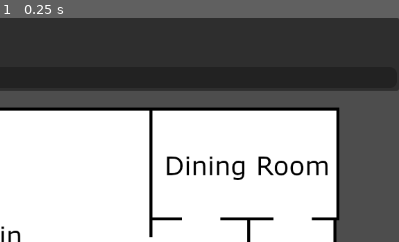
Above: before the commit, frame 1.
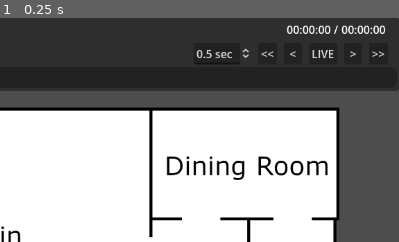
Above: after the commit, the same moment.

Repository: Crystalwarrior/AO2-LogReader
Game: Godot game, scene res://view.tscn
Two runs of this game, one before a commit and one after it. Both use one fixed random seed, a clock stepped at 60 frames per second and the inputs below.
Inputs:
- Up to frame 1 (0.25 s): no input
The pictures show only the part of the screen within x 50-100%, y 0-50%; the shares and areas given below are measured in that part.

The runs differ from the first frame. In frame 1, 1.0% of the frame differs, in the area x 48-97%, y 3-21%.

Commit message:
Implemented movement step and live buttons
<< and >> buttons jump the timeline to the previous/next movement, Live button jump the timeline to the end.

Diff:
--- a/Objects/Character.gd
+++ b/Objects/Character.gd
@@ -5,7 +5,7 @@
 var color
 var mapChar
 var disconnectState
-var currentLocationID
+var currentLocationID = null
 
 func add_name(newName):
 	if !names.has(newName):
--- a/main_window.gd
+++ b/main_window.gd
@@ -6,6 +6,9 @@
 @onready var folder_dialog: FileDialog = $FolderDialog
 @onready var timeline = $HBoxContainer/Bottom/HBoxContainer2/HScrollBar
 @onready var areas = $"../../Areas"
+@onready var currentLabel = $HBoxContainer/Top/HBoxContainer2/HBoxContainer/CurrentTime
+@onready var endLabel = $HBoxContainer/Top/HBoxContainer2/HBoxContainer/EndTime
+
 
 
 signal movement(char, from, fromID, to, toID)
@@ -136,7 +139,6 @@
 			if currentName != "":
 				currentCharacter.add_name(currentName)
 		if speaker == hostname and line.find("moves from") != -1:
-#			var character = line.split("]")[1].lstrip(" ").split("moves from")[0].rstrip(" ")
 			var from = line.split("] ")[2].split(" to")[0]
 			var fromID = line.split("] ")[1].split("[")[1]
 			var to = line.split("] ")[3].rsplit(".")[0]
@@ -146,6 +148,8 @@
 				startTime = time
 			if time > endTime:
 				endTime = time
+			if currentCharacter.currentLocationID == null:
+				movements.append([currentCharacter.id, fromID, fromID, startTime])
 			movements.append([currentCharacter.id, fromID, toID, time])
 			var live = timeline.value == timeline.max_value
 			areas.movement(currentCharacter, live, toID, to, fromID, from)
@@ -212,8 +216,23 @@
 
 func _update_timeline(live):
 	timeline.max_value = endTime - startTime
+	var endDay = str(Time.get_date_dict_from_unix_time(endTime)["day"])
+	endLabel.text = convertDay(endDay) + " " + Time.get_time_string_from_unix_time(endTime)
 	if live:
 		timeline.value = timeline.max_value
+
+func convertDay(day):
+	var result
+	match day:
+		1:
+			result = str(day) + "st"
+		2:
+			result = str(day) + "nd"
+		3:
+			result = str(day) + "rd"
+		_:
+			result = str(day) + "th"
+	return result
 
 func open_logfile(path):
 	if current_file:
@@ -274,6 +293,8 @@
 
 
 func _on_timeline_value_changed(value):
+	var currentDay = Time.get_date_dict_from_unix_time(startTime)["day"]
+	currentLabel.text = convertDay(currentDay) + " " + Time.get_time_string_from_unix_time(timeline.value + startTime)
 	for character in characters:
 		var locationID = _find_charLocation(character.id, value + startTime)
 		if locationID != null and locationID != character.currentLocationID:
@@ -289,3 +310,27 @@
 			else:
 				return result
 	return result
+
+func _on_next_movement_pressed():
+	var newTime = endTime
+	var test
+	for movement in movements:
+			if movement[3] > timeline.value + startTime:
+				if movement[3] < newTime:
+					newTime = movement[3]
+					test = movement
+	timeline.value = newTime - startTime
+
+
+func _on_prev_step_pressed():
+	var newTime = startTime
+	if timeline.value != 0:
+		for movement in range(movements.size()-1, 0, -1):
+			if movements[movement][3] < timeline.value + startTime:
+					if movements[movement][3] > newTime:
+						newTime = movements[movement][3]
+	timeline.value = newTime - startTime
+
+
+func _on_live_pressed():
+	timeline.value = endTime
--- a/main_window.tscn
+++ b/main_window.tscn
@@ -63,10 +63,77 @@
 layout_mode = 2
 text = "Current base: "
 
-[node name="HBoxContainer2" type="HBoxContainer" parent="HBoxContainer/Top"]
+[node name="HBoxContainer2" type="VBoxContainer" parent="HBoxContainer/Top"]
 layout_mode = 2
 size_flags_horizontal = 3
 alignment = 2
+
+[node name="HBoxContainer" type="HBoxContainer" parent="HBoxContainer/Top/HBoxContainer2"]
+layout_mode = 2
+size_flags_vertical = 3
+alignment = 2
+
+[node name="CurrentTime" type="Label" parent="HBoxContainer/Top/HBoxContainer2/HBoxContainer"]
+layout_mode = 2
+text = "00:00:00"
+
+[node name="Slash" type="Label" parent="HBoxContainer/Top/HBoxContainer2/HBoxContainer"]
+layout_mode = 2
+text = "/"
+
+[node name="EndTime" type="Label" parent="HBoxContainer/Top/HBoxContainer2/HBoxContainer"]
+layout_mode = 2
+text = "00:00:00"
+
+[node name="Padding" type="TextureRect" parent="HBoxContainer/Top/HBoxContainer2/HBoxContainer"]
+custom_minimum_size = Vector2(12.29, 0)
+layout_mode = 2
+
+[node name="HBoxContainer2" type="HBoxContainer" parent="HBoxContainer/Top/HBoxContainer2"]
+layout_mode = 2
+size_flags_vertical = 3
+theme_override_constants/separation = 10
+alignment = 2
+
+[node name="DelayLabel" type="Label" parent="HBoxContainer/Top/HBoxContainer2/HBoxContainer2"]
+layout_mode = 2
+
+[node name="Delay" type="SpinBox" parent="HBoxContainer/Top/HBoxContainer2/HBoxContainer2"]
+layout_mode = 2
+mouse_default_cursor_shape = 7
+step = 0.1
+value = 0.5
+update_on_text_changed = true
+suffix = "sec"
+
+[node name="<<" type="Button" parent="HBoxContainer/Top/HBoxContainer2/HBoxContainer2"]
+layout_mode = 2
+focus_mode = 0
+text = "<<"
+
+[node name="<" type="Button" parent="HBoxContainer/Top/HBoxContainer2/HBoxContainer2"]
+layout_mode = 2
+focus_mode = 0
+text = " < "
+
+[node name="LIVE" type="Button" parent="HBoxContainer/Top/HBoxContainer2/HBoxContainer2"]
+layout_mode = 2
+focus_mode = 0
+text = "LIVE"
+
+[node name=">" type="Button" parent="HBoxContainer/Top/HBoxContainer2/HBoxContainer2"]
+layout_mode = 2
+focus_mode = 0
+text = " > "
+
+[node name=">>" type="Button" parent="HBoxContainer/Top/HBoxContainer2/HBoxContainer2"]
+layout_mode = 2
+focus_mode = 0
+text = ">>"
+
+[node name="Padding" type="TextureRect" parent="HBoxContainer/Top/HBoxContainer2/HBoxContainer2"]
+custom_minimum_size = Vector2(3.05, 0)
+layout_mode = 2
 
 [node name="Bottom" type="HBoxContainer" parent="HBoxContainer"]
 layout_mode = 2
@@ -178,6 +245,9 @@
 
 [connection signal="pressed" from="HBoxContainer/Top/HBoxContainer/Logfile/OpenLogfileButton" to="." method="_on_logfile_button_pressed"]
 [connection signal="pressed" from="HBoxContainer/Top/HBoxContainer/Assets/LinkAssetsButton" to="." method="_on_link_assets_button_pressed"]
+[connection signal="pressed" from="HBoxContainer/Top/HBoxContainer2/HBoxContainer2/<<" to="." method="_on_prev_step_pressed"]
+[connection signal="pressed" from="HBoxContainer/Top/HBoxContainer2/HBoxContainer2/LIVE" to="." method="_on_live_pressed"]
+[connection signal="pressed" from="HBoxContainer/Top/HBoxContainer2/HBoxContainer2/>>" to="." method="_on_next_movement_pressed"]
 [connection signal="pressed" from="HBoxContainer/Bottom/Buttons/RefreshButton" to="." method="_on_refresh_button_pressed"]
 [connection signal="toggled" from="HBoxContainer/Bottom/Buttons/ToggleParsedView" to="." method="_on_toggle_parsed_view_toggled"]
 [connection signal="toggled" from="HBoxContainer/Bottom/Buttons/ToggleLogView" to="." method="_on_toggle_log_view_toggled"]
